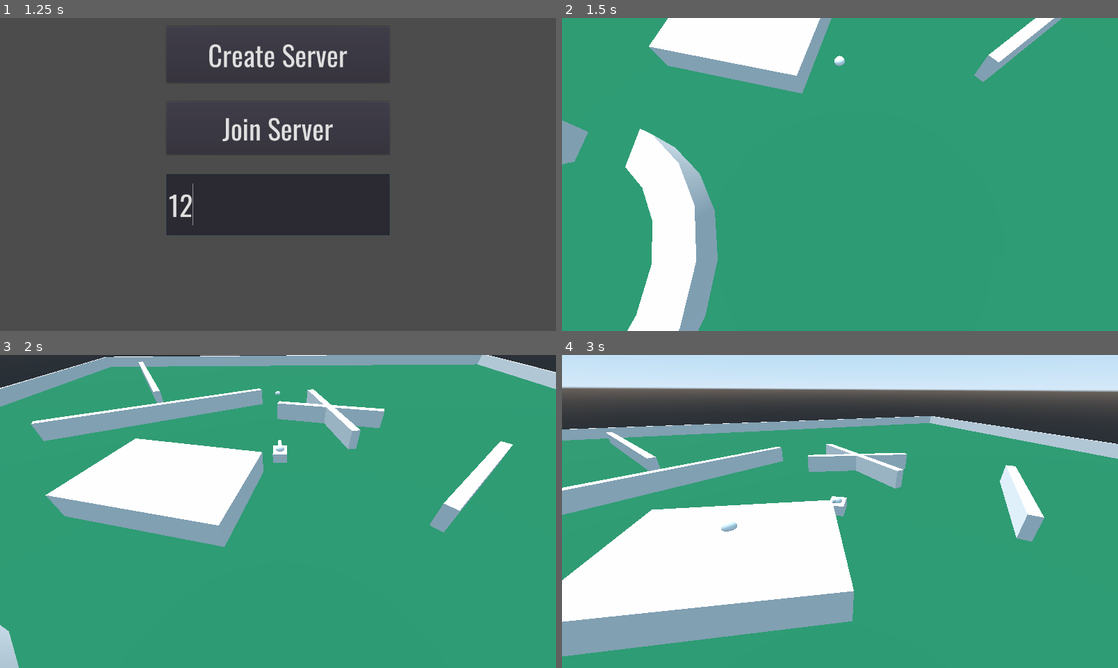
Above: before the commit, frames 1-4 (two rows, left to right).
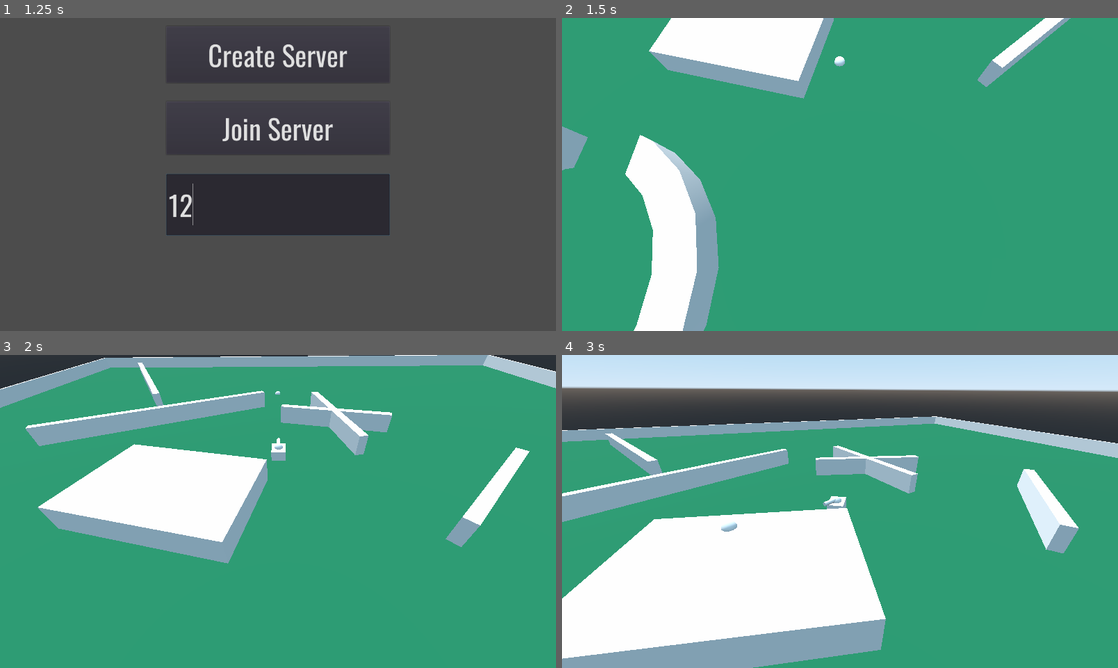
Above: after the commit, the same moments.

Repository: Joe676/Largely-Untitled-Tank-Game
Game: Godot game, scene res://UI/NetworkSetup.tscn
Two runs of this game, one before a commit and one after it. Both use one fixed random seed, a clock stepped at 60 frames per second and the inputs below.
Inputs (mouse positions are in pixels of both pictures, inside the frame that each line leads up to):
- Up to frame 1 (1.25 s): click (278, 205) at 0.52 s; type "12" at 0.6 s
- Up to frame 2 (1.5 s): click "Create Server" at 1.25 s
- Up to frame 3 (2 s): no input
- Up to frame 4 (3 s): move the mouse to (962, 495) at 2.02 s; hold D (Right) 2.03-2.78 s; click (962, 495) at 2.1 s; move the mouse to (728, 527) at 2.77 s; hold S (Back) from 2.78 s (still down); click (728, 527) at 2.85 s

Frame 1 is identical in both runs. In frame 2, 3.1% of the frame differs, in the area x 0-92%, y 0-100%; in frame 3, 10%; in frame 4, 19%, in the area x 0-100%, y 19-100%.
Error in both runs: Invalid get index '3' (on base: 'Array'). (res://Resources/GlobalScripts/Network.gd:13)

Commit message:
Working prototype netcode
With simplified rotation

Diff:
--- a/Godot Files/Global.gd
+++ b/Godot Files/Global.gd
@@ -9,3 +9,9 @@
 	var node_instance = node.instance()
 	parent.add_child(node_instance)
 	return node_instance
+
+func instance_player(id):
+	var player = load("res://Player/TankProto.tscn")
+	var player_instance = Global.instance_node_at_location(player, Players, Vector3(rand_range(-10, 10), 0, rand_range(-10, 10)))
+	player_instance.name = str(id)
+	player_instance.set_network_master(id)
--- a/Godot Files/Player/TankProto.gd
+++ b/Godot Files/Player/TankProto.gd
@@ -16,8 +16,8 @@
 puppet var puppet_position = Vector3(0, 0, 0) setget set_puppet_position
 puppet var puppet_velocity = Vector3(0, 0, 0)
 
-puppet var puppet_body_transform = Vector3(0, 0, 0)
-puppet var puppet_head_transform = Vector3(0, 0, 0)
+puppet var puppet_body_rotation = 0
+puppet var puppet_head_rotation = 0
 
 
 func _ready():
@@ -53,16 +53,18 @@
 			ball.transform.origin = pointed_position
 
 	else: # This is another player - move them according to the data from network
-		var body_quat = Quat(transform.basis)
-		var pup_body_quat = Quat(puppet_body_transform)
-		var body_rotated = body_quat.slerp(pup_body_quat, 0.5)
+		# var body_quat = Quat(transform.basis)
+		# var pup_body_quat = Quat(puppet_body_transform)
+		# var body_rotated = body_quat.slerp(pup_body_quat, 0.5)
 
-		var head_quat = Quat($Model/Head.transform.basis)
-		var pup_head_quat = Quat(puppet_head_transform)
-		var head_rotated = head_quat.slerp(pup_head_quat, 0.5)
+		# var head_quat = Quat($Model/Head.transform.basis)
+		# var pup_head_quat = Quat(puppet_head_transform)
+		# var head_rotated = head_quat.slerp(pup_head_quat, 0.5)
 
-		transform.basis = Basis(body_rotated)
-		$Model/Head.transform.basis = Basis(head_rotated)
+		# transform.basis = Basis(body_rotated)
+		# $Model/Head.transform.basis = Basis(head_rotated)
+		rotation.y = puppet_body_rotation
+		$Model/Head.rotation.y = puppet_head_rotation
 
 		if not tween.is_active():
 			puppet_velocity = move_and_slide(puppet_velocity.rotated(Vector3(0, 1, 0), rotation.y))
@@ -105,5 +107,5 @@
 		rset_unreliable("puppet_position", global_translation)
 		rset_unreliable("puppet_velocity", velocity)
 
-		rset_unreliable("puppet_body_transform", transform)
-		rset_unreliable("puppet_head_transform", $Model/Head.transform)
+		rset_unreliable("puppet_body_rotation", rotation.y)
+		rset_unreliable("puppet_head_rotation", $Model/Head.rotation.y)
--- a/Godot Files/Resources/GlobalScripts/Network.gd
+++ b/Godot Files/Resources/GlobalScripts/Network.gd
@@ -12,9 +12,10 @@
 	# if OS.name == "Windows":
 	ip_address = IP.get_local_addresses()[3]
 	print("Found ip: " + ip_address)
-
 	get_tree().connect("connected_to_server", self, "_connected_to_server")
 	get_tree().connect("server_disconnected", self, "_server_disconnected")
+	get_tree().connect("network_peer_connected", self, "_player_connected")
+	get_tree().connect("network_peer_disconnected", self, "_player_disconnected")
 
 func create_server() -> void:
 	server = NetworkedMultiplayerENet.new()
@@ -34,3 +35,13 @@
 
 func _server_disconnected() -> void:
 	print("Server kicked you")
+
+func _player_connected(id: int):
+	print("Player has connected: " + str(id))
+	Global.instance_player(id)
+
+func _player_disconnected(id: int):
+	print("Player has disconnected: " + str(id))
+
+	if Players.has_node(str(id)):
+		Players.get_node(str(id)).queue_free()
--- a/Godot Files/UI/NetworkSetup.gd
+++ b/Godot Files/UI/NetworkSetup.gd
@@ -7,26 +7,12 @@
 onready var device_ip_address = $CanvasLayer/DeviceIPAddressLbl
 
 func _ready():
-	get_tree().connect("network_peer_connected", self, "_player_connected")
-	get_tree().connect("network_peer_disconnected", self, "_player_disconnected")
-	# get_tree().connect("connected_to_server", self, "_connected_to_server")
-
 	device_ip_address.text = Network.ip_address
-
-func _player_connected(id: int):
-	print("Player has connected: " + str(id))
-	instance_player(id)
-
-func _player_disconnected(id: int):
-	print("Player has disconnected: " + str(id))
-
-	if Players.has_node(str(id)):
-		Players.get_node(str(id)).queue_free()
 
 func _on_CreateServerBtn_pressed():
 	multiplayer_config_ui.hide()
 	Network.create_server()
-	instance_player(get_tree().get_network_unique_id())
+	Global.instance_player(get_tree().get_network_unique_id())
 	get_tree().change_scene("res://Levels/LevelProto.tscn")
 
 
@@ -36,10 +22,3 @@
 		Network.join_server()
 		multiplayer_config_ui.hide()
 		get_tree().change_scene("res://Levels/LevelProto.tscn")
-
-
-func instance_player(id):
-	var player = load("res://Player/TankProto.tscn")
-	var player_instance = Global.instance_node_at_location(player, Players, Vector3(rand_range(-10, 10), 0, rand_range(-10, 10)))
-	player_instance.name = str(id)
-	player_instance.set_network_master(id)
